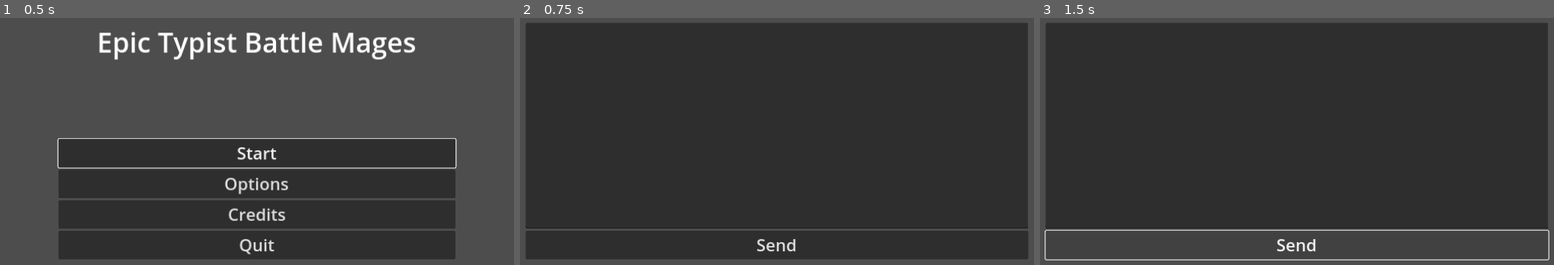
Above: before the commit, frames 1-3 (left to right).
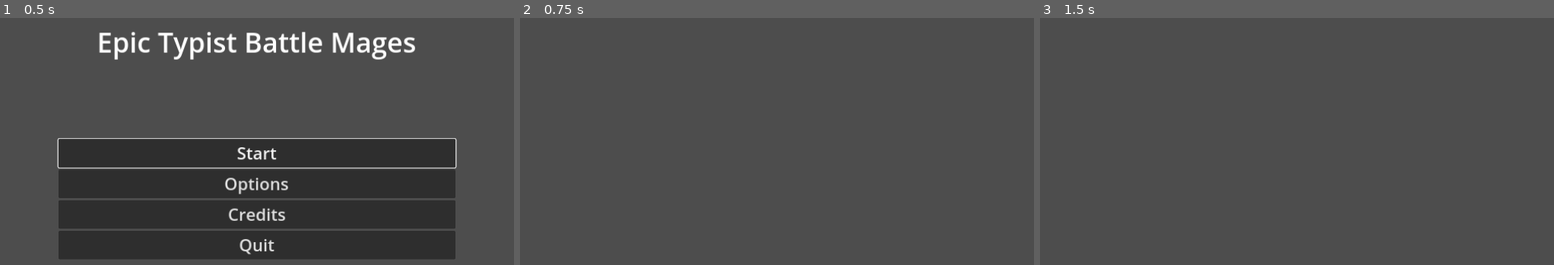
Above: after the commit, the same moments.

Repository: Yngwarr/epic-typist-battle-mages
Game: Godot game, scene res://scenes/MainMenu.tscn
Same seed, same stepped clock (60 frames per second), same inputs: the game is played once before the commit and once after it. The engine's default icon, where the game draws it, is replaced by a stand-in: a white triangle on a blue panel in a dark square.
Inputs (mouse positions are in pixels of both pictures, inside the frame that each line leads up to):
- Up to frame 1 (0.5 s): no input
- Up to frame 2 (0.75 s): click "Start" at 0.5 s
- Up to frame 3 (1.5 s): click (1297, 245) at 1.25 s, where only the run before the commit has a clickable "Send"

Frame 1 is identical in both runs. In frame 2, 92% of the frame differs, in the area x 1-99%, y 2-98%; in frame 3, 83%.

Commit message:
added HUD to test sockets

Diff:
--- a/frontend/scenes/Game.tscn
+++ b/frontend/scenes/Game.tscn
@@ -29,6 +29,7 @@
 pause_menu = NodePath("PauseMenu")
 
 [node name="HUD" parent="." instance=ExtResource("2_mne7o")]
+visible = false
 
 [node name="PauseMenu" type="CanvasLayer" parent="." node_paths=PackedStringArray("resume_button", "options_menu")]
 visible = false
--- a/frontend/scenes/HUD.tscn
+++ b/frontend/scenes/HUD.tscn
@@ -19,7 +19,7 @@
 [node name="TextEdit" type="TextEdit" parent="MarginContainer/VBoxContainer"]
 layout_mode = 2
 size_flags_vertical = 3
-theme_override_font_sizes/font_size = 24
+theme_override_font_sizes/font_size = 18
 
 [node name="Button" type="Button" parent="MarginContainer/VBoxContainer"]
 layout_mode = 2
--- a/frontend/src/SocketClient.gd
+++ b/frontend/src/SocketClient.gd
@@ -1,16 +1,20 @@
 extends Node
+
+signal message_received(message: String)
 
 var socket = WebSocketPeer.new()
 
 func _ready() -> void:
-	socket.connect_to_url("wss://example.com")
+	socket.connect_to_url("ws://localhost:9092")
 
 func _process(_delta: float) -> void:
 	socket.poll()
 	var state := socket.get_ready_state()
 	if state == WebSocketPeer.STATE_OPEN:
 		while socket.get_available_packet_count():
-			print("Packet: ", socket.get_packet())
+			var packet := socket.get_packet()
+			print("Packet: ", packet)
+			message_received.emit(packet.get_string_from_utf8())
 	elif state == WebSocketPeer.STATE_CLOSING:
 		# Keep polling to achieve proper close.
 		pass
@@ -19,3 +23,6 @@
 		var reason = socket.get_close_reason()
 		print("WebSocket closed with code: %d, reason %s. Clean: %s" % [code, reason, code != -1])
 		set_process(false) # Stop processing.
+
+func send(message: String) -> void:
+	socket.send_text(message)
